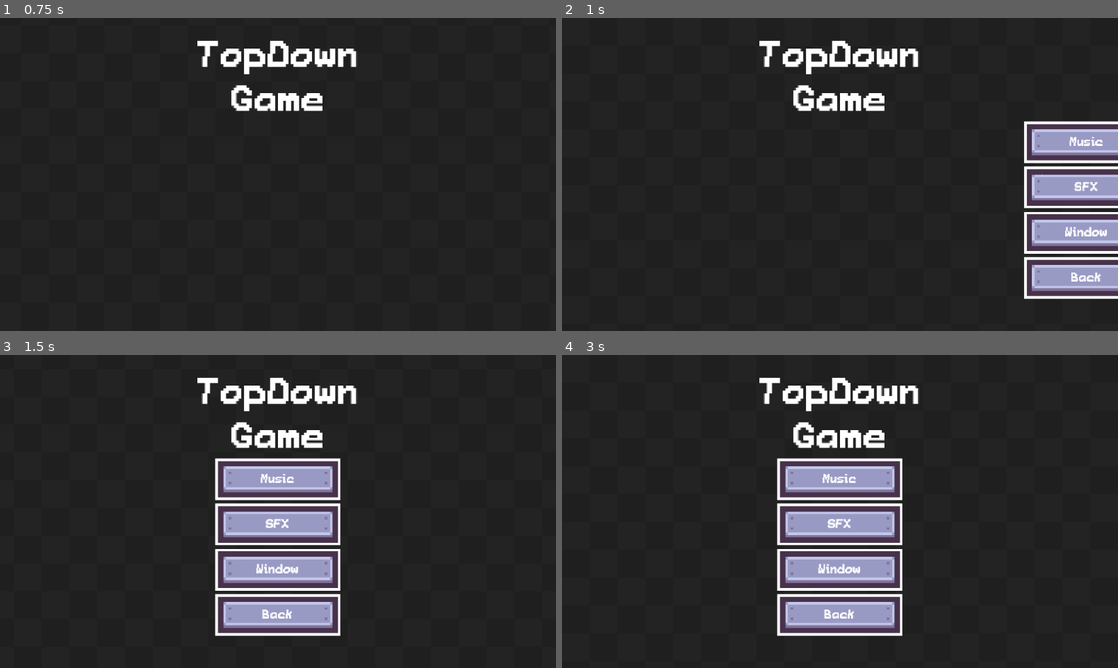
Above: before the commit, frames 1-4 (two rows, left to right).
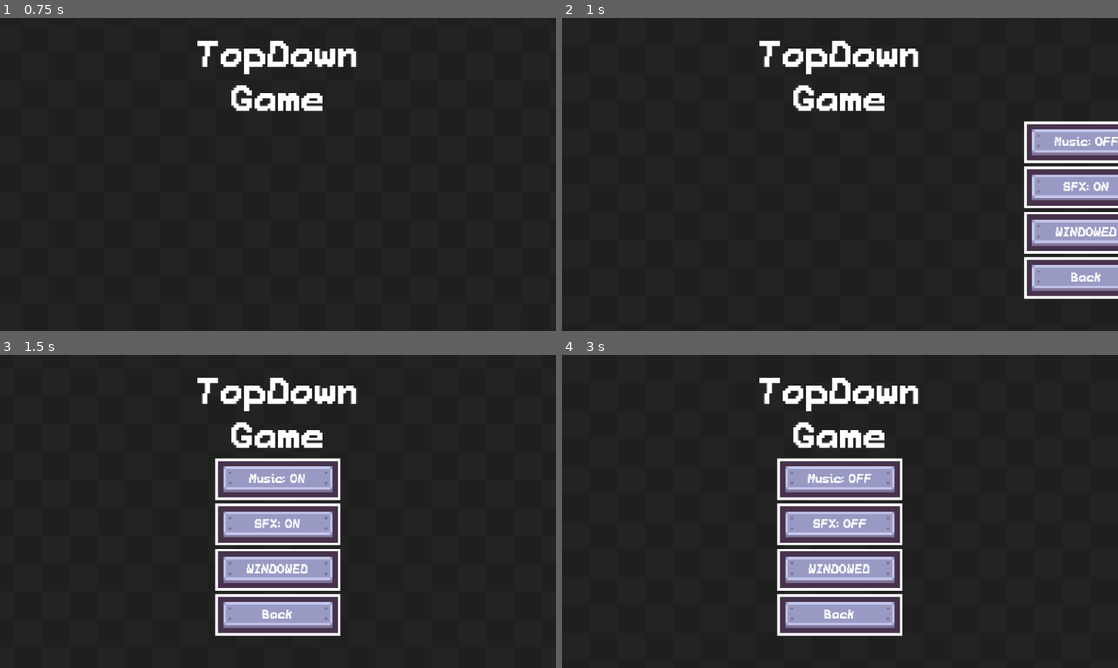
Above: after the commit, the same moments.

Repository: keshengtiquan/my-top-down-game
Game: Godot game, scene res://Scenes/ui/main_menu.tscn
Same seed, same stepped clock (60 frames per second), same inputs: the game is played once before the commit and once after it.
Inputs:
- Up to frame 1 (0.75 s): click "Settings" at 0.5 s
- Up to frame 2 (1 s): no input
- Up to frame 3 (1.5 s): click "Music" (after the commit: "Music: OFF") at 1.25 s
- Up to frame 4 (3 s): click "Music" (after the commit: "Music: ON") at 2 s; click "SFX" (after the commit: "SFX: ON") at 2.75 s

Frame 1 is identical in both runs. In frame 2, 0.5% of the frame differs, in the area x 88-100%, y 38-70%; in frame 3, 0.5%; in frame 4, 0.6%, in the area x 44-56%, y 38-70%.

Commit message:
feat: 添加设置菜单（音乐/SFX/窗口切换）与全局存档
- 主菜单新增设置面板与窗口切换、UI 音效、退出/关闭时保存
- 新增 Global 自动加载（设置字典 + JSON 存档读写）
- 新增 Music 自动加载与音频总线布局
- project.godot 注册自动加载与音频总线

Diff:
--- /dev/null
+++ b/Autoloads/global.gd
@@ -0,0 +1,25 @@
+extends Node
+
+var save_path = 'user://save.json'
+
+var settings: Dictionary = {
+	"music": false,
+	"sfx": true,
+	"fullscreen": false
+}
+
+func save_data() -> void:
+	var save = settings.duplicate()
+	var file = FileAccess.open(save_path, FileAccess.WRITE)
+	var json_string = JSON.stringify(save)
+	file.store_string(json_string)
+	file.close()
+
+func load_data() -> void:
+	if not FileAccess.file_exists(save_path):
+		return
+	var file = FileAccess.open(save_path, FileAccess.READ)
+	var json = file.get_as_text()
+	var data = JSON.parse_string(json)
+	file.close()
+	settings = data
--- /dev/null
+++ b/Autoloads/music.tscn
@@ -0,0 +1,9 @@
+[gd_scene format=3 uid="uid://culbwkj5afiog"]
+
+[ext_resource type="AudioStream" uid="uid://dvdn8parrbyvc" path="res://Sounds/Bg Music.mp3" id="1_8261y"]
+
+[node name="Music" type="AudioStreamPlayer" unique_id=710986225]
+stream = ExtResource("1_8261y")
+volume_db = -10.0
+autoplay = true
+bus = &"Music"
--- a/Scenes/ui/main_menu.gd
+++ b/Scenes/ui/main_menu.gd
@@ -4,13 +4,33 @@
 
 @onready var main_buttons: Control = $MainButtons
 @onready var settings_buttons: Control = $SettingsButtons
+@onready var ui_sound: AudioStreamPlayer = $UISound
+@onready var music_label: Label = %MusicLabel
+@onready var sfx_label: Label = %SFXLabel
+@onready var window_label: Label = %WindowLabel
 
 
+func _ready() -> void:
+	Global.load_data()
+	update_audio_bus('Music', music_label, Global.settings.music)
+	update_audio_bus('SFX', sfx_label, Global.settings.sfx)
+	update_fullscreen(Global.settings.fullscreen)
+
+func update_audio_bus(bus_name: String, label: Label, is_on: bool) -> void:
+	AudioServer.set_bus_mute(AudioServer.get_bus_index(bus_name), not is_on)
+	label.text = "%s: %s" % [bus_name, "ON" if is_on else "OFF"]
+
 func _on_play_button_pressed() -> void:
+	ui_sound.play()
 	Transition.transition_to("res://Scenes/character_selection.tscn")
 
+func update_fullscreen(is_on: bool) -> void:
+	var mode = DisplayServer.WINDOW_MODE_FULLSCREEN if is_on else DisplayServer.WINDOW_MODE_WINDOWED
+	DisplayServer.window_set_mode(mode)
+	window_label.text = "FULLSCREEN" if is_on else "WINDOWED"
 
 func _on_settings_button_pressed() -> void:
+	ui_sound.play()
 	var tween = create_tween()
 	tween.tween_property(main_buttons, 'global_position:y', 360, 0.2)
 	tween.tween_interval(0.1)
@@ -18,23 +38,36 @@
 
 
 func _on_quit_button_pressed() -> void:
-	pass # Replace with function body.
+	ui_sound.play()
+	Global.save_data()
+	get_tree().quit()
 
 
 func _on_music_button_pressed() -> void:
-	pass # Replace with function body.
+	ui_sound.play()
+	Global.settings.music = not Global.settings.music
+	update_audio_bus('Music', music_label, Global.settings.music)
 
 
 func _on_sfx_button_pressed() -> void:
-	pass # Replace with function body.
+	ui_sound.play()
+	Global.settings.sfx = not Global.settings.sfx
+	update_audio_bus('SFX', sfx_label, Global.settings.sfx)
 
 
 func _on_window_button_pressed() -> void:
-	pass # Replace with function body.
+	ui_sound.play()
+	Global.settings.fullscreen = not Global.settings.fullscreen
+	update_fullscreen(Global.settings.fullscreen)
 
 
 func _on_back_button_pressed() -> void:
+	ui_sound.play()
 	var tween = create_tween()
 	tween.tween_property(settings_buttons, "global_position:x", 656, 0.3)
 	tween.tween_interval(0.1)
 	tween.tween_property(main_buttons, 'global_position:y', 107, 0.2)
+
+func _notification(what: int) -> void:
+	if what == NOTIFICATION_WM_CLOSE_REQUEST:
+		Global.save_data()
--- a/Scenes/ui/main_menu.tscn
+++ b/Scenes/ui/main_menu.tscn
@@ -6,6 +6,7 @@
 [ext_resource type="LabelSettings" uid="uid://dkmipvd7j8own" path="res://Extra/font_48.tres" id="4_0js1b"]
 [ext_resource type="Texture2D" uid="uid://dy8e3xkc5qdbp" path="res://Sprites/Interface/Tilemap/tilemap_packed.png" id="5_iug37"]
 [ext_resource type="LabelSettings" uid="uid://pkbbbgyce87" path="res://Extra/font_16.tres" id="6_6gvf8"]
+[ext_resource type="AudioStream" uid="uid://dtxhputnlac6" path="res://Sounds/select-a.ogg" id="7_iug37"]
 
 [sub_resource type="ShaderMaterial" id="ShaderMaterial_nfe6c"]
 shader = ExtResource("2_baxwh")
@@ -229,14 +230,15 @@
 ignore_texture_size = true
 stretch_mode = 5
 
-[node name="Label" type="Label" parent="SettingsButtons/VBoxContainer/Music/MusicButton" unique_id=1574719045]
-layout_mode = 1
-anchors_preset = 15
-anchor_right = 1.0
-anchor_bottom = 1.0
-grow_horizontal = 2
-grow_vertical = 2
-text = "Music"
+[node name="MusicLabel" type="Label" parent="SettingsButtons/VBoxContainer/Music/MusicButton" unique_id=1574719045]
+unique_name_in_owner = true
+layout_mode = 1
+anchors_preset = 15
+anchor_right = 1.0
+anchor_bottom = 1.0
+grow_horizontal = 2
+grow_vertical = 2
+text = "Music: ON"
 label_settings = ExtResource("6_6gvf8")
 horizontal_alignment = 1
 vertical_alignment = 1
@@ -264,14 +266,15 @@
 ignore_texture_size = true
 stretch_mode = 5
 
-[node name="Label" type="Label" parent="SettingsButtons/VBoxContainer/SFX/SFXButton" unique_id=851175460]
-layout_mode = 1
-anchors_preset = 15
-anchor_right = 1.0
-anchor_bottom = 1.0
-grow_horizontal = 2
-grow_vertical = 2
-text = "SFX"
+[node name="SFXLabel" type="Label" parent="SettingsButtons/VBoxContainer/SFX/SFXButton" unique_id=851175460]
+unique_name_in_owner = true
+layout_mode = 1
+anchors_preset = 15
+anchor_right = 1.0
+anchor_bottom = 1.0
+grow_horizontal = 2
+grow_vertical = 2
+text = "SFX: ON"
 label_settings = ExtResource("6_6gvf8")
 horizontal_alignment = 1
 vertical_alignment = 1
@@ -299,7 +302,8 @@
 ignore_texture_size = true
 stretch_mode = 5
 
-[node name="Label" type="Label" parent="SettingsButtons/VBoxContainer/Window/WindowButton" unique_id=1306253525]
+[node name="WindowLabel" type="Label" parent="SettingsButtons/VBoxContainer/Window/WindowButton" unique_id=1306253525]
+unique_name_in_owner = true
 layout_mode = 1
 anchors_preset = 15
 anchor_right = 1.0
@@ -334,7 +338,8 @@
 ignore_texture_size = true
 stretch_mode = 5
 
-[node name="Label" type="Label" parent="SettingsButtons/VBoxContainer/Back/BackButton" unique_id=214909206]
+[node name="BackLabel" type="Label" parent="SettingsButtons/VBoxContainer/Back/BackButton" unique_id=214909206]
+unique_name_in_owner = true
 layout_mode = 1
 anchors_preset = 15
 anchor_right = 1.0
@@ -346,6 +351,10 @@
 horizontal_alignment = 1
 vertical_alignment = 1
 autowrap_trim_flags = 128
+
+[node name="UISound" type="AudioStreamPlayer" parent="." unique_id=1784597953]
+stream = ExtResource("7_iug37")
+bus = &"SFX"
 
 [connection signal="pressed" from="MainButtons/VBoxContainer/Play/PlayButton" to="." method="_on_play_button_pressed"]
 [connection signal="pressed" from="MainButtons/VBoxContainer/Settings/SettingsButton" to="." method="_on_settings_button_pressed"]
--- /dev/null
+++ b/default_bus_layout.tres
@@ -0,0 +1,15 @@
+[gd_resource type="AudioBusLayout" format=3 uid="uid://4en5tfxx0a4n"]
+
+[resource]
+bus/1/name = &"Music"
+bus/1/solo = false
+bus/1/mute = false
+bus/1/bypass_fx = false
+bus/1/volume_db = 0.0
+bus/1/send = &"Master"
+bus/2/name = &"SFX"
+bus/2/solo = false
+bus/2/mute = false
+bus/2/bypass_fx = false
+bus/2/volume_db = 0.0
+bus/2/send = &"Master"
--- a/project.godot
+++ b/project.godot
@@ -15,9 +15,15 @@
 config/features=PackedStringArray("4.7", "Mobile")
 config/icon="res://icon.svg"
 
+[audio]
+
+buses/default_bus_layout="uid://4en5tfxx0a4n"
+
 [autoload]
 
 Transition="*uid://dayac6cxxxiui"
+Global="*uid://cxy2q1u22ma63"
+Music="*uid://culbwkj5afiog"
 
 [display]
 
Not shown, added: Autoloads/global.gd.uid
